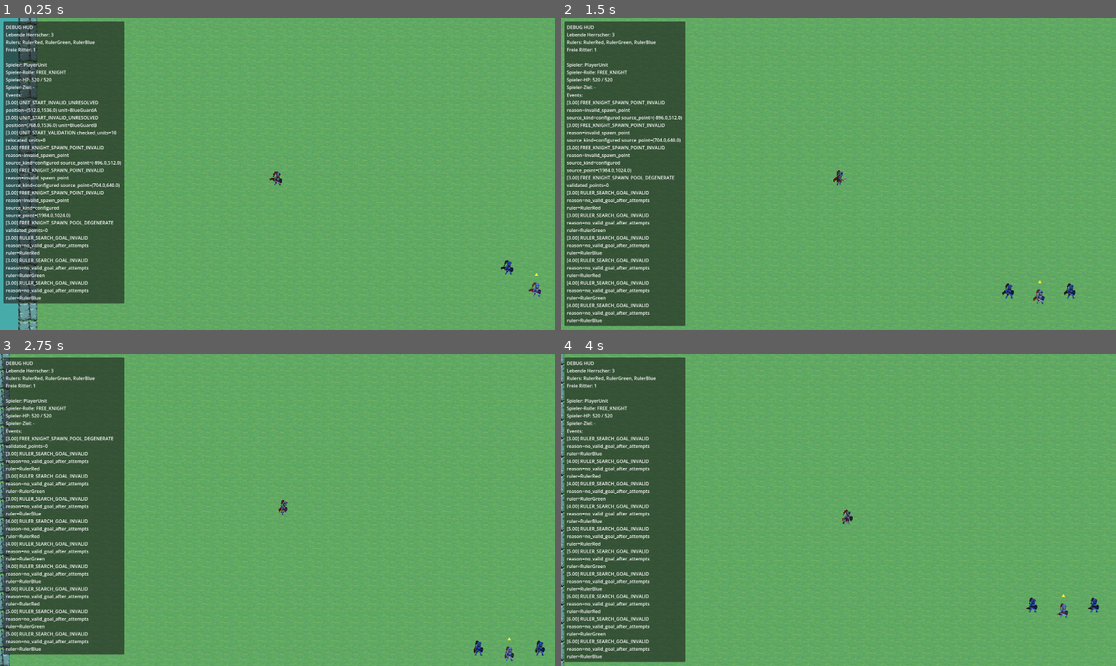
Above: before the commit, frames 1-4 (two rows, left to right).
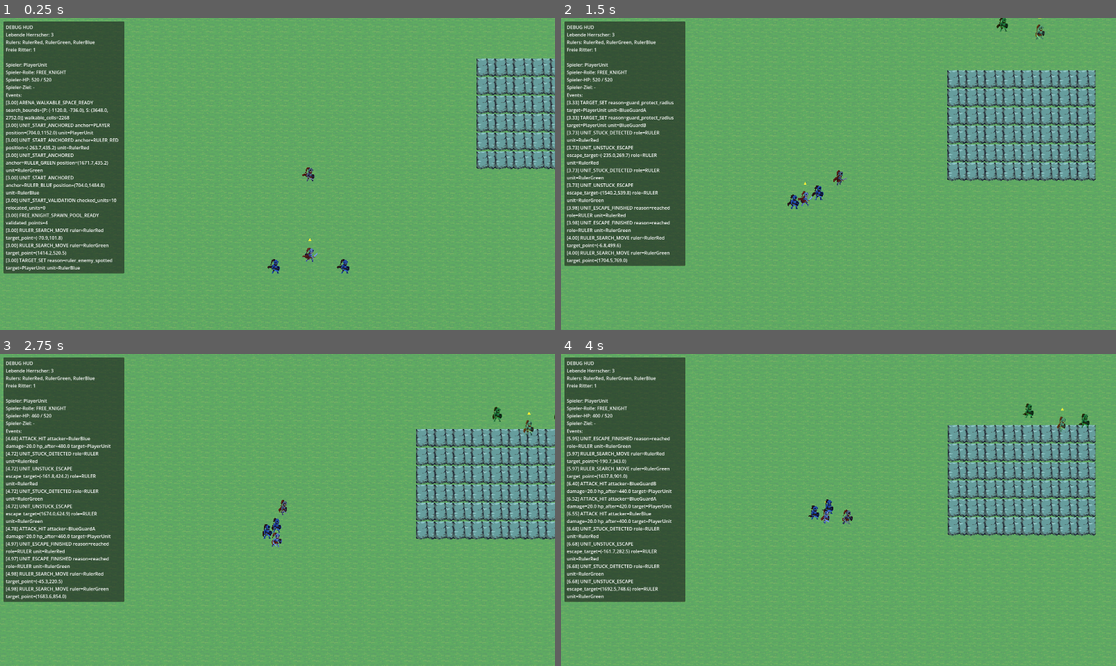
Above: after the commit, the same moments.

Repository: cblab/kingslayer
Game: Godot game, scene res://scenes/Main.tscn
Two runs of this game, one before a commit and one after it. Both use one fixed random seed, a clock stepped at 60 frames per second and the inputs below.
Inputs (mouse positions are in pixels of both pictures, inside the frame that each line leads up to):
- Up to frame 1 (0.25 s): no input
- Up to frame 2 (1.5 s): move the mouse to (960, 158) at 0.52 s; click (960, 158) at 0.67 s; move the mouse to (727, 189) at 1.27 s; click (727, 189) at 1.42 s
- Up to frame 3 (2.75 s): move the mouse to (333, 441) at 2.02 s; click (333, 441) at 2.17 s
- Up to frame 4 (4 s): move the mouse to (810, 572) at 2.77 s; click (810, 572) at 2.92 s; move the mouse to (1005, 556) at 3.52 s; click (1005, 556) at 3.67 s

The runs differ from the first frame. In frame 1, 14% of the frame differs, in the area x 0-100%, y 0-100%; in frame 2, 17%; in frame 3, 16%; in frame 4, 17%, in the area x 0-97%, y 0-100%.

Commit message:
Fix walkable tile derivation from map layers

Diff:
--- a/scripts/world.gd
+++ b/scripts/world.gd
@@ -23,6 +23,7 @@
 var _map_layers_ready_logged: bool = false
 var _environment_tileset_state_logged: bool = false
 var _arena_walkable_cells: Array[Vector2i] = []
+var _arena_walkable_cell_set: Dictionary = {}
 var _arena_walkable_rect: Rect2 = Rect2()
 
 const _FREE_KNIGHT_SCENE: PackedScene = preload("res://scenes/units/Unit.tscn")
@@ -620,19 +621,66 @@
 
 func _refresh_arena_walkable_space() -> void:
 	_arena_walkable_cells.clear()
+	_arena_walkable_cell_set.clear()
 	var layers := _ensure_map_layers()
 	var ground_layer := layers.get("Ground", null) as TileMapLayer
 	if ground_layer == null:
 		ruler_search_bounds = Rect2()
 		return
 
+	var ground_cells := {}
 	for cell in ground_layer.get_used_cells():
-		if _is_walkable_cell(cell):
-			_arena_walkable_cells.append(cell)
+		ground_cells[cell] = true
+
+	var cliff_cells := {}
+	var cliff_layer := layers.get("Cliffs", null) as TileMapLayer
+	if cliff_layer != null:
+		for cell in cliff_layer.get_used_cells():
+			cliff_cells[cell] = true
+
+	var water_cells := {}
+	var water_layer := layers.get("Water", null) as TileMapLayer
+	if water_layer != null:
+		for cell in water_layer.get_used_cells():
+			water_cells[cell] = true
+
+	var blocked_cells := {}
+	for cell in cliff_cells.keys():
+		blocked_cells[cell] = true
+	for cell in water_cells.keys():
+		if ground_cells.has(cell):
+			continue
+		blocked_cells[cell] = true
+
+	for cell in ground_cells.keys():
+		if blocked_cells.has(cell):
+			continue
+		_arena_walkable_cell_set[cell] = true
+		_arena_walkable_cells.append(cell)
+
+	var debug_payload := {
+		"ground_cells": ground_cells.size(),
+		"cliff_cells": cliff_cells.size(),
+		"water_cells": water_cells.size(),
+		"blocked_cells": blocked_cells.size(),
+		"walkable_cells": _arena_walkable_cells.size(),
+	}
+	if not ground_cells.is_empty():
+		debug_payload["ground_sample"] = _sample_vector2i_cells(ground_cells.keys(), 3)
+	if not blocked_cells.is_empty():
+		debug_payload["blocked_sample"] = _sample_vector2i_cells(blocked_cells.keys(), 3)
+	if not _arena_walkable_cells.is_empty():
+		debug_payload["walkable_sample"] = _sample_vector2i_cells(_arena_walkable_cells, 3)
+	log_event("ARENA_WALKABLE_SPACE_COUNTS", debug_payload)
 
 	if _arena_walkable_cells.is_empty():
 		ruler_search_bounds = Rect2()
-		log_event("ARENA_WALKABLE_SPACE_EMPTY", {})
+		log_event("ARENA_WALKABLE_SPACE_EMPTY", {
+			"ground_cells": ground_cells.size(),
+			"blocked_cells": blocked_cells.size(),
+			"water_cells": water_cells.size(),
+			"cliff_cells": cliff_cells.size(),
+		})
 		return
 
 	var min_cell := _arena_walkable_cells[0]
@@ -731,20 +779,19 @@
 	)
 
 func _is_walkable_cell(cell: Vector2i) -> bool:
-	var layers := _ensure_map_layers()
-	var ground_layer := layers.get("Ground", null) as TileMapLayer
-	if ground_layer == null:
-		return false
-	if ground_layer.get_cell_source_id(cell) == -1:
-		return false
-
-	for blocking_layer_name in ["Water", "Cliffs"]:
-		var blocking_layer := layers.get(blocking_layer_name, null) as TileMapLayer
-		if blocking_layer == null:
-			continue
-		if blocking_layer.get_cell_source_id(cell) != -1:
-			return false
-	return true
+	return _arena_walkable_cell_set.has(cell)
+
+func _sample_vector2i_cells(cells: Array, max_count: int) -> Array[Vector2i]:
+	var sample: Array[Vector2i] = []
+	if max_count <= 0:
+		return sample
+	for cell in cells:
+		if not (cell is Vector2i):
+			continue
+		sample.append(cell)
+		if sample.size() >= max_count:
+			break
+	return sample
 
 func _is_walkable_world_point(world_position: Vector2) -> bool:
 	return _is_walkable_cell(_world_to_cell(world_position))
